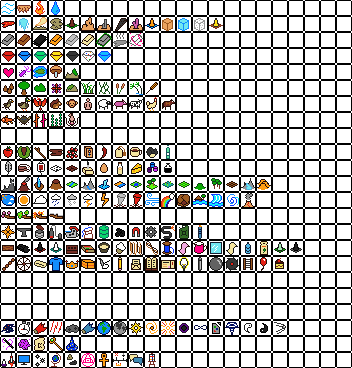
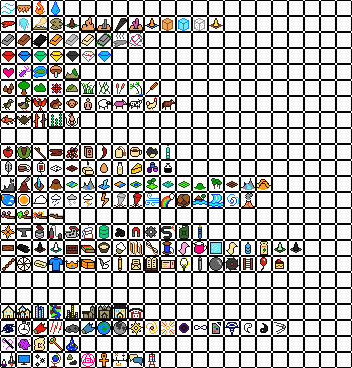
Comparing the layer stacks of the two 352 × 368 images. Changes:
painted on "Elements" over [2, 305, 143, 319]
